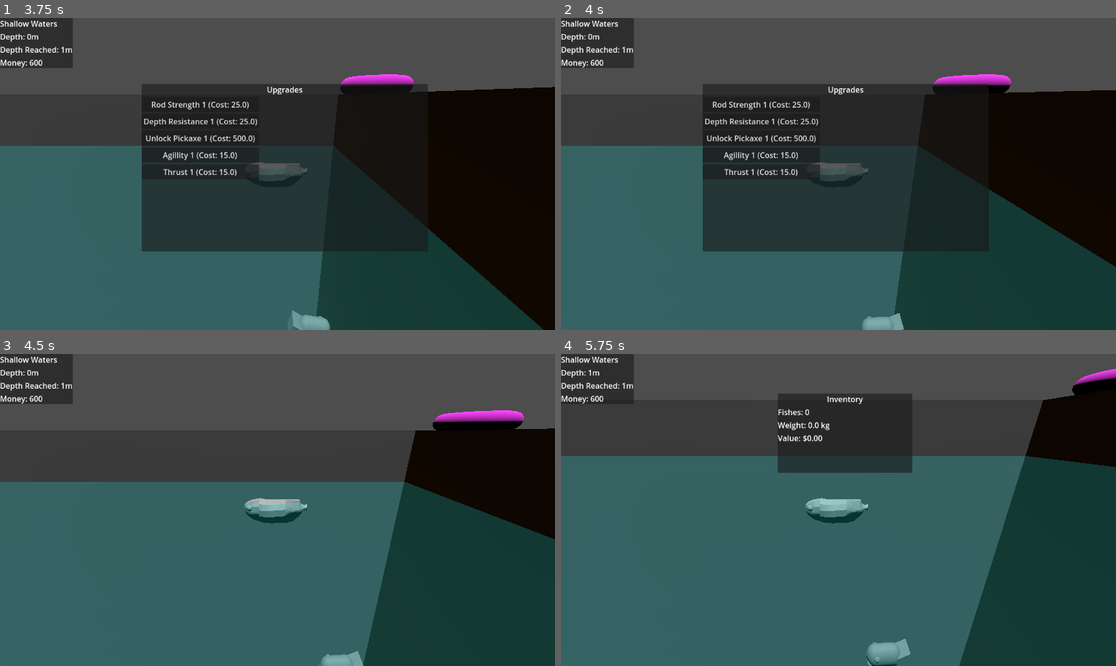
Above: before the commit, frames 1-4 (two rows, left to right).
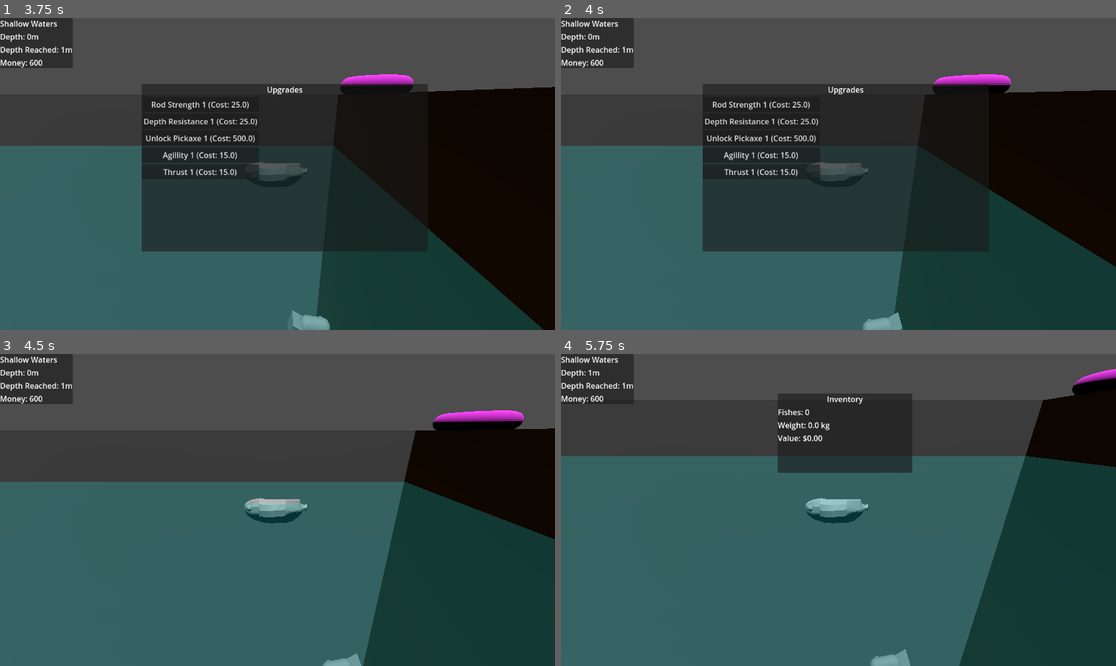
Above: after the commit, the same moments.

Repository: manusfishy/too-fishy
Game: Godot game, scene res://scenes/main_scene.tscn
The game is run twice, just before and just after one commit, with the same random seed, the same clock (stepped at 60 frames per second) and the same inputs.
Inputs (mouse positions are in pixels of both pictures, inside the frame that each line leads up to):
- Up to frame 1 (3.75 s): move the mouse to (399, 158) at 0.52 s; hold Right (move_right) 0.53-1.28 s; tap Tab (inv_toggle) at 0.6, 2.1, 3.6 s; move the mouse to (166, 189) at 1.27 s; hold Down (move_down) 1.28-2.03 s; click (166, 189) at 1.35 s; move the mouse to (333, 105) at 2.02 s; hold Right (move_right) 2.03-2.78 s; move the mouse to (249, 236) at 2.77 s; hold Up (move_up) 2.78-3.53 s; click (249, 236) at 2.85 s; move the mouse to (444, 220) at 3.52 s; hold Left (move_left) from 3.53 s (still down)
- Up to frame 2 (4 s): keep holding Left (move_left)
- Up to frame 3 (4.5 s): keep holding Left (move_left); move the mouse to (111, 463) at 4.27 s; click (111, 463) at 4.35 s
- Up to frame 4 (5.75 s): move the mouse to (866, 510) at 5.02 s; release Left (move_left) at 5.03 s; hold Down (move_down) from 5.03 s (still down); tap Tab (inv_toggle) at 5.1 s

Frame 1 is identical in both runs. In frame 2, less than 0.1% of the frame differs, in the area x 54-62%, y 94-100%; in frame 3, 0.1%; in frame 4, 0.5%, in the area x 54-63%, y 91-100%.

Commit message:
random fish rotation

Diff:
--- a/scripts/fish.gd
+++ b/scripts/fish.gd
@@ -19,7 +19,6 @@
 
 	if get_slide_collision_count() > 0 && rotation_cooldown_left <= 0:
 		rotation_cooldown_left = rotation_cooldown
-		var random_rotation = randf_range(min_angle, max_angle)
 		rotate_y(deg_to_rad(180))
 
 		var deg = randf_range(min_angle, max_angle)
@@ -34,6 +33,9 @@
 		if !is_looking_up():
 			var deg = randf_range(max_angle/2, max_angle)
 			set_z_rotation_and_velocity(deg)
+	elif randf() < .004:
+		set_z_rotation_and_velocity(randf_range(min_angle, max_angle))
+
 
 	move_and_slide()
 
